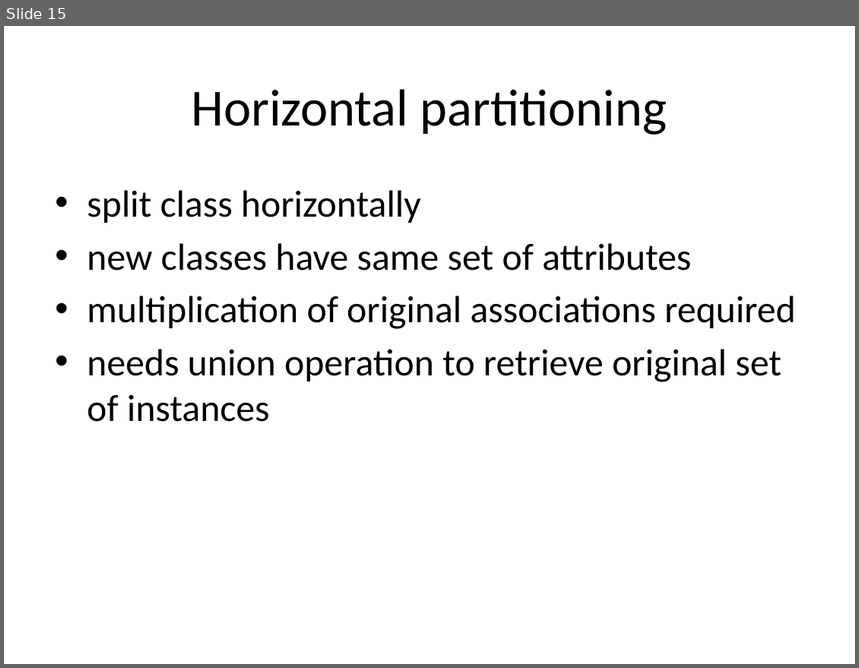
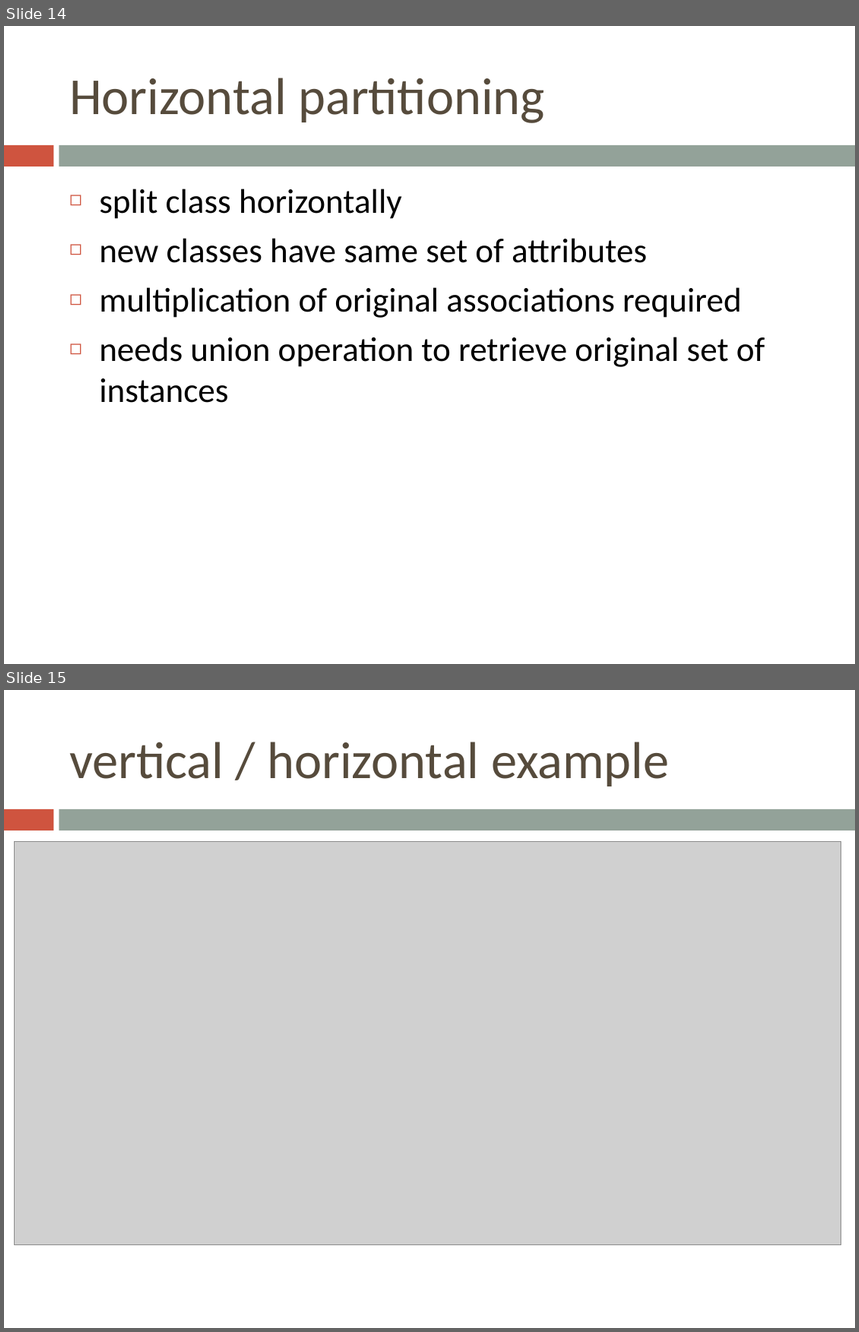
Before and after one commit to bugxd/DBTech, a slide deck: Assignment_4.pptx. Shown one above the other, each under a label of ours: slide 15 before the commit, slides 14 and 15 after it. The pictures are 859x668 and 859x1332 pixels, drawn with LibreOffice and Linux fonts; fonts in the diff are those of the drawing; grey boxes stand for pictures. Boxes give left, top, right and bottom in pixels: in the first picture for what was removed or moved away, otherwise in the second. Text is boxed around its words. In the diff, an @@ line names an element or a change of style, - is before the commit and + after.

```diff
--- a/Assignment_4.pptx
+++ b/Assignment_4.pptx
@@ slide 15 added at (4, 690, 855, 1328), background #FFFFFF; not listed: 2 template elements that a slide beside it also shows @@
@@ title added at (69, 742, 670, 787), 44 pt, text #564B3C @@
+vertical / horizontal example
@@ picture added at (14, 841, 842, 1245) @@
@@ what was slide 15 is now slide 14 @@
@@ slide 14 changed as well @@
@@ title "Horizontal partitioning": place and size @@
-title "Horizontal partitioning" at (192, 89, 667, 135)
+title "Horizontal partitioning" at (69, 78, 545, 123)
@@ title "Horizontal partitioning" at (69, 78, 545, 123): text colour #000000 to #564B3C; alignment centre to left @@
@@ rectangle added at (4, 145, 53, 167), fill #CF543F @@
@@ rectangle added at (59, 145, 855, 167), fill #93A299 @@
@@ text "split class horizontally": place and size @@
-text "split class horizontally" at (87, 190, 796, 422)
+text "split class horizontally" at (99, 189, 766, 403)
@@ text "split class horizontally" at (99, 189, 766, 403): size 32 to 29 pt; bullet • to ◻ @@
```
Also in this commit, not shown: 15 other slides changed, 2 slides removed.
